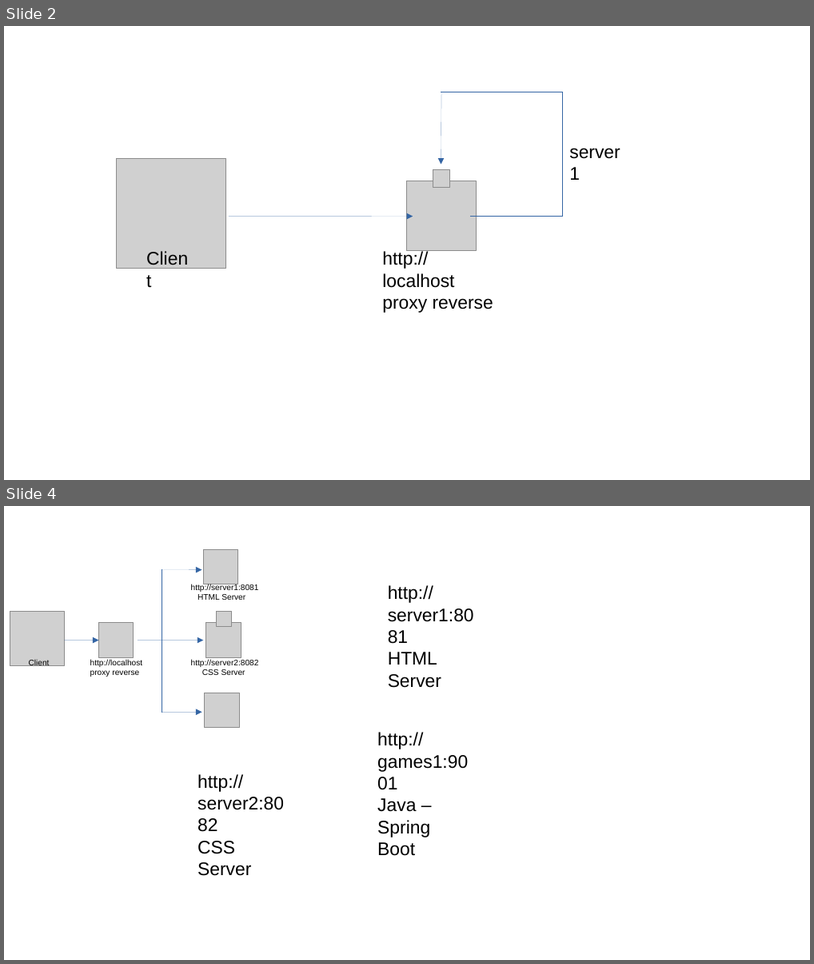
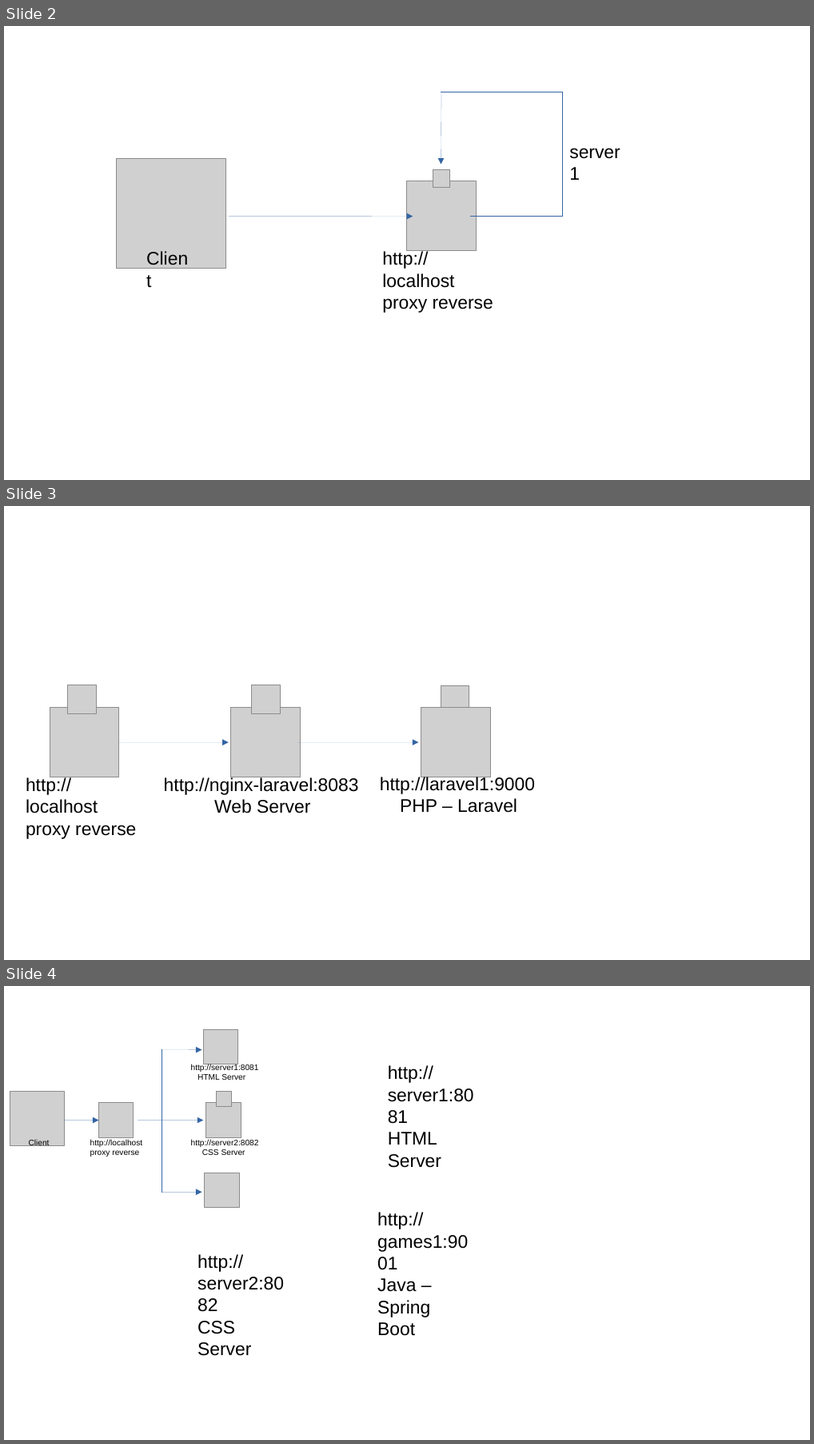
Before and after one commit to AntonioJavaDeveloper/assets, a slide deck: nginx-concepts/documents/horizontal-slide-round-robin.odp. Shown one above the other, each under a label of ours: slides 2 and 4 before the commit, slides 2, 3 and 4 after it; the slides between them are not shown. The pictures are 814x964 and 814x1444 pixels, drawn with LibreOffice and Linux fonts; fonts in the diff are those of the drawing; grey boxes stand for pictures; background and template pictures are left out. Boxes give left, top, right and bottom in pixels: in the first picture for what was removed or moved away, otherwise in the second. Text is boxed around its words. In the diff, an @@ line names an element or a change of style, - is before the commit and + after.

```diff
--- a/nginx-concepts/documents/horizontal-slide-round-robin.odp
+++ b/nginx-concepts/documents/horizontal-slide-round-robin.odp
@@ slide 3 added at (4,506,810,960), background #FFFFFF @@
@@ picture added at (68,684,96,713) @@
@@ picture added at (252,684,281,713) @@
@@ picture added at (442,686,470,714) @@
@@ picture added at (50,708,119,776) @@
@@ picture added at (231,708,300,776) @@
@@ picture added at (421,708,490,776) @@
@@ arrow added from (119, 742) to (229, 742), #3465A4 0 pt @@
@@ arrow added from (298, 742) to (419, 742), #3465A4 0 pt @@
@@ text added at (26,776,136,839), 18 pt, text #000000 @@
+http://localhost
+proxy reverse
@@ text added at (164,776,359,813), 18 pt, text #000000 @@
+http://nginx-laravel:8083
+Web Server
@@ text added at (380,776,535,812), 18 pt, text #000000 @@
+http://laravel1:9000
+PHP – Laravel
```
Also in this commit, not shown: 1 slide removed, 1 other file.
